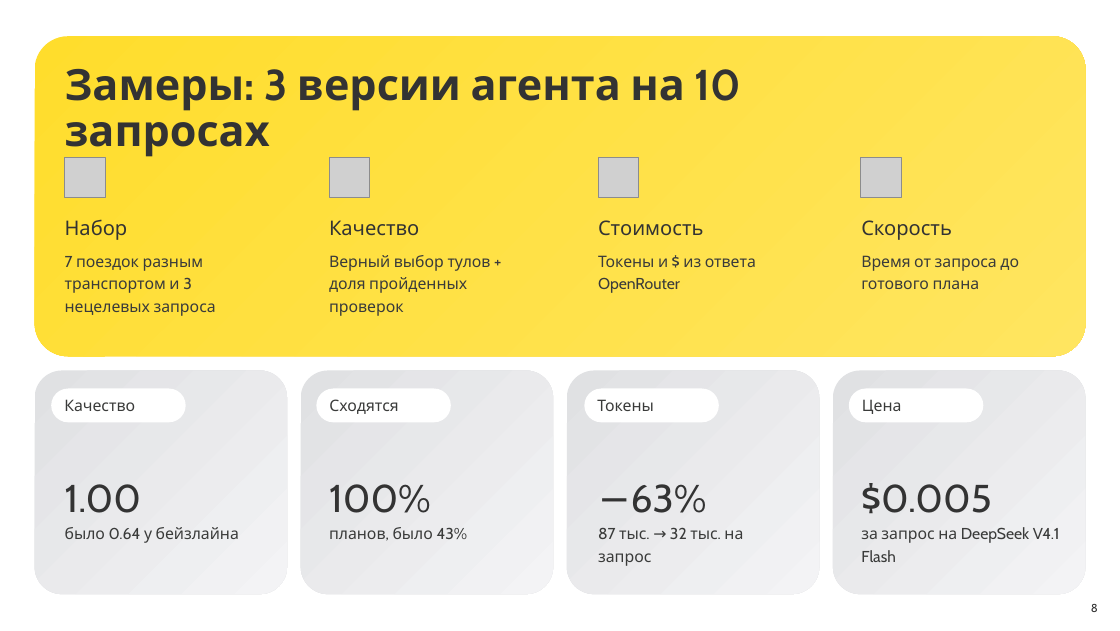
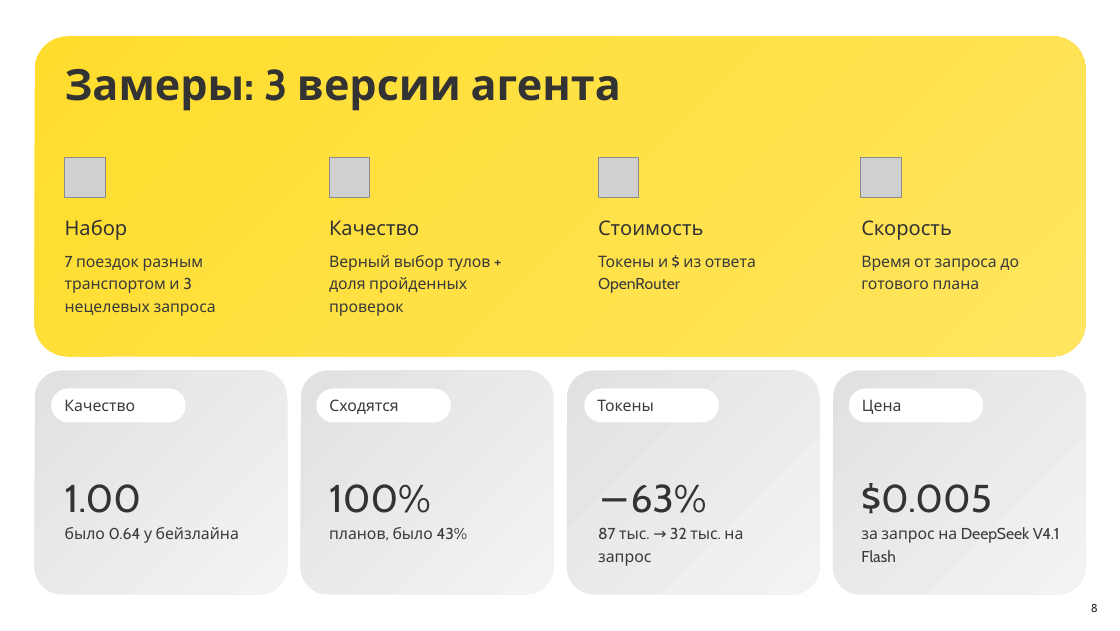
Before and after one commit to BessolitsinGleb/AI-ta, a slide deck: slide 8 of presentation/Amba_TBank.pptx. Drawn at 1120x631 pixels with LibreOffice and Linux fonts; fonts in the diff are those of the drawing; grey boxes stand for pictures. Boxes give left, top, right and bottom in pixels: in the first picture for what was removed or moved away, otherwise in the second. Text is boxed around its words. In the diff, an @@ line names an element or a change of style, - is before the commit and + after.

```diff
--- a/presentation/Amba_TBank.pptx
+++ b/presentation/Amba_TBank.pptx
@@ text at <box>65,69,621,111</box>: text changed @@
-Замеры: 3 версии агента на 10 запросах
+Замеры: 3 версии агента
```
Also in this commit, not shown: 5 other slides changed, 2 other files.
